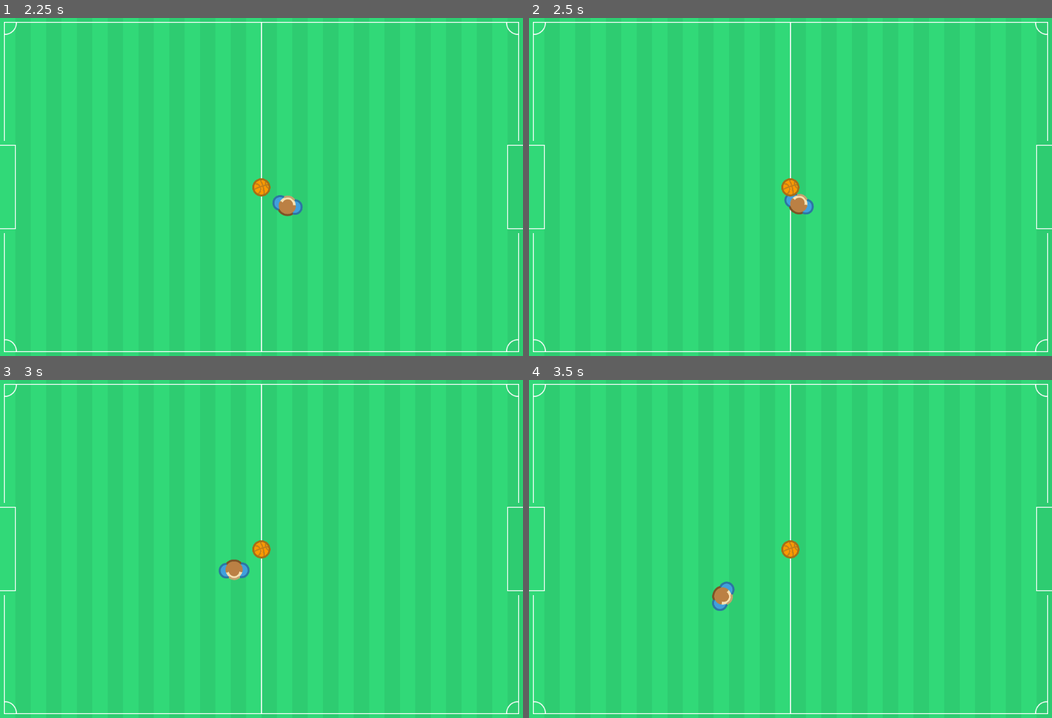
Above: before the commit, frames 1-4 (two rows, left to right).
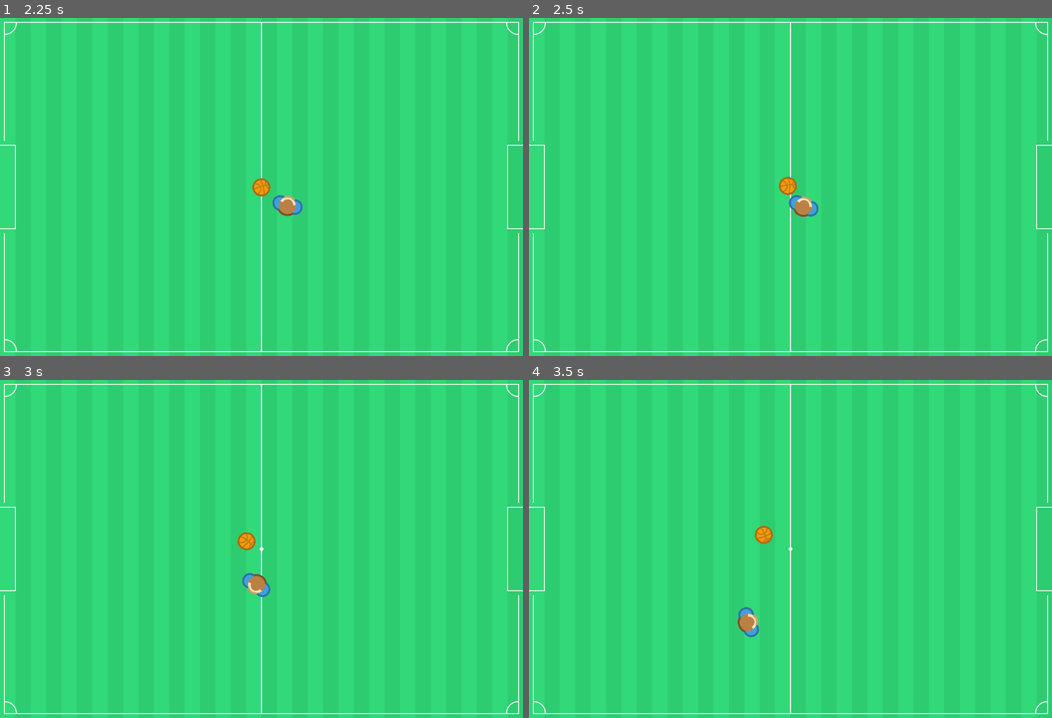
Above: after the commit, the same moments.

Repository: TheVulcoreTeam/SoccerFight
Game: Godot game, scene res://Game/Game.tscn
The game is run twice, just before and just after one commit, with the same random seed, the same clock (stepped at 60 frames per second) and the same inputs. This scene is started directly instead of the project's main scene.
Inputs (mouse positions are in pixels of both pictures, inside the frame that each line leads up to):
- Up to frame 1 (2.25 s): move the mouse to (376, 170) at 0.52 s; press the mouse at (376, 170) at 0.53 s; move the mouse to (156, 203) at 1.27 s; release the mouse at (156, 203) at 1.28 s; click (156, 203) at 1.35 s; move the mouse to (313, 112) at 2.02 s; press the mouse at (313, 112) at 2.03 s
- Up to frame 2 (2.5 s): no input
- Up to frame 3 (3 s): move the mouse to (235, 616) at 2.77 s; release the mouse at (235, 616) at 2.78 s; click (235, 616) at 2.85 s
- Up to frame 4 (3.5 s): no input

Frame 1 is identical in both runs. In frame 2, 0.4% of the frame differs, in the area x 47-56%, y 47-59%; in frame 3, 0.8%; in frame 4, 0.9%, in the area x 35-52%, y 43-77%.

Commit message:
Fix: sonido goal

Diff:
--- a/Autoloads/EventEffect/EventEffect.gd
+++ b/Autoloads/EventEffect/EventEffect.gd
@@ -2,7 +2,7 @@
 
 func play(effect : String):
 	$Anim.play(effect)
-	SoundManager.play_sound("goal")
+
 
 func _on_end_anim():
 	self.queue_free()
--- a/Game/Actors/Ball/Ball.tscn
+++ b/Game/Actors/Ball/Ball.tscn
@@ -64,8 +64,8 @@
 }
 
 [node name="Ball" type="RigidBody2D"]
-collision_layer = 2
-collision_mask = 2
+collision_layer = 3
+collision_mask = 3
 physics_material_override = SubResource( 4 )
 script = ExtResource( 20 )
 
--- a/Game/Actors/Player/Player.gd
+++ b/Game/Actors/Player/Player.gd
@@ -26,3 +26,7 @@
 func _input(event):
 	if event.is_action_pressed("impulse"):
 		mouse_impulse()
+
+
+#func _on_Player_body_entered(body):
+##	if body is Ball:
--- a/Game/Actors/Player/Player.tscn
+++ b/Game/Actors/Player/Player.tscn
@@ -51,3 +51,5 @@
 
 [node name="Collision" type="CollisionShape2D" parent="."]
 shape = SubResource( 3 )
+
+[connection signal="body_entered" from="." to="." method="_on_Player_body_entered"]
--- a/Game/SoccerField/SoccerField.gd
+++ b/Game/SoccerField/SoccerField.gd
@@ -9,12 +9,14 @@
 func _on_LeftGoal_body_entered(body):
 	if body is Ball:
 		Events.emit_signal("goal", null)
+		SoundManager.play_sound("goal")
 		body.destroy()
 
 
 func _on_RightGoal_body_entered(body):
 	if body is Ball:
 		Events.emit_signal("goal", null)
+		SoundManager.play_sound("goal")
 		body.destroy()
 
 
